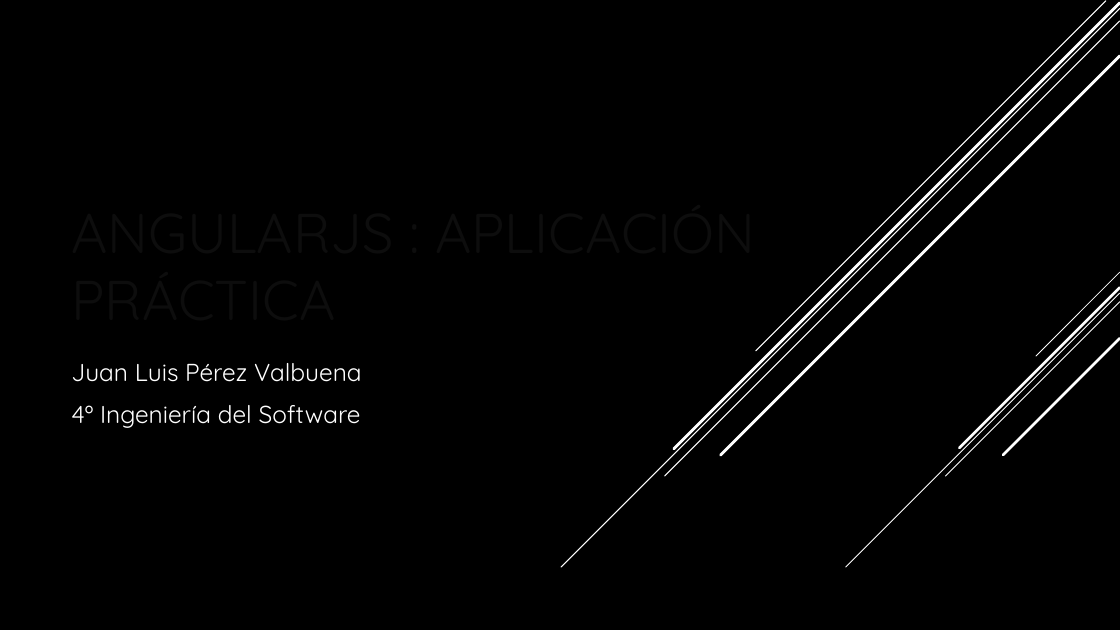
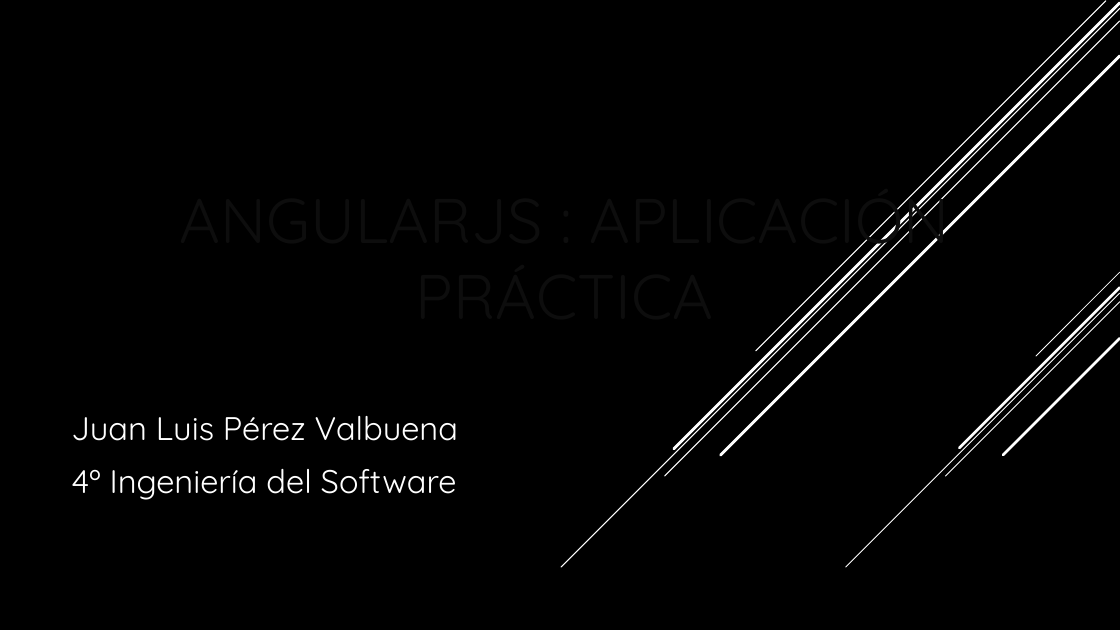
Before and after one commit to PaytonZ/AW-PracticaLibre, a slide deck: slide 1 of AngularJS Práctica Libre AW.pptx. Drawn at 1120x630 pixels with LibreOffice and Linux fonts; fonts in the diff are those of the drawing; background and template pictures are left out. Boxes give left, top, right and bottom in pixels: in the first picture for what was removed or moved away, otherwise in the second. Text is boxed around its words. In the diff, an @@ line names an element or a change of style, - is before the commit and + after.

```diff
--- a/AngularJS Práctica Libre AW.pptx
+++ b/AngularJS Práctica Libre AW.pptx
@@ title "ANGULARJS : APLICACIÓN PRÁCTICA" at [589,178,949,260]: size 48 to 54 pt; alignment left to centre @@
@@ subtitle "Juan Luis Pérez Valbuena": place and size @@
-subtitle "Juan Luis Pérez Valbuena" at [71,363,362,428]
+subtitle "Juan Luis Pérez Valbuena" at [71,416,458,500]
@@ subtitle "Juan Luis Pérez Valbuena" at [71,416,458,500]: size 21 to 28 pt; more space between paragraphs @@
```
Also in this commit, not shown: 5 other slides changed, 5 slides added, 1 other file.
